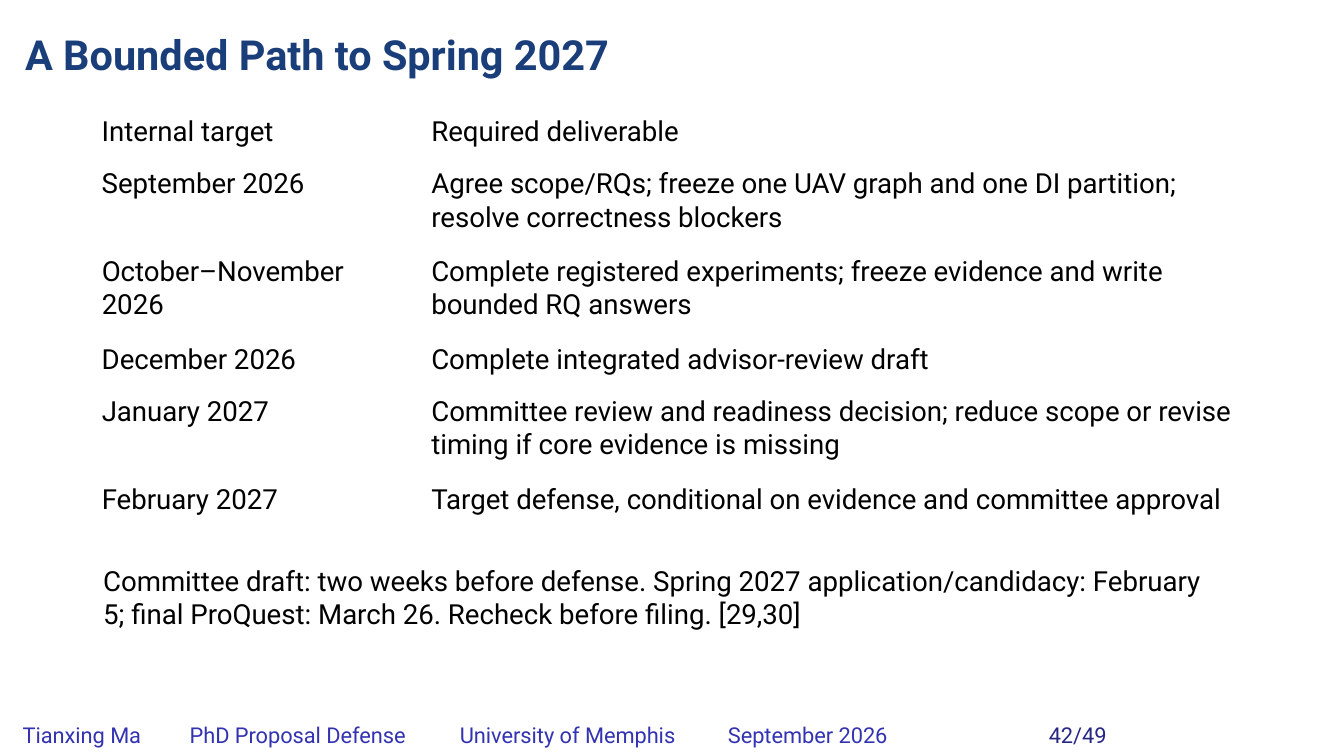
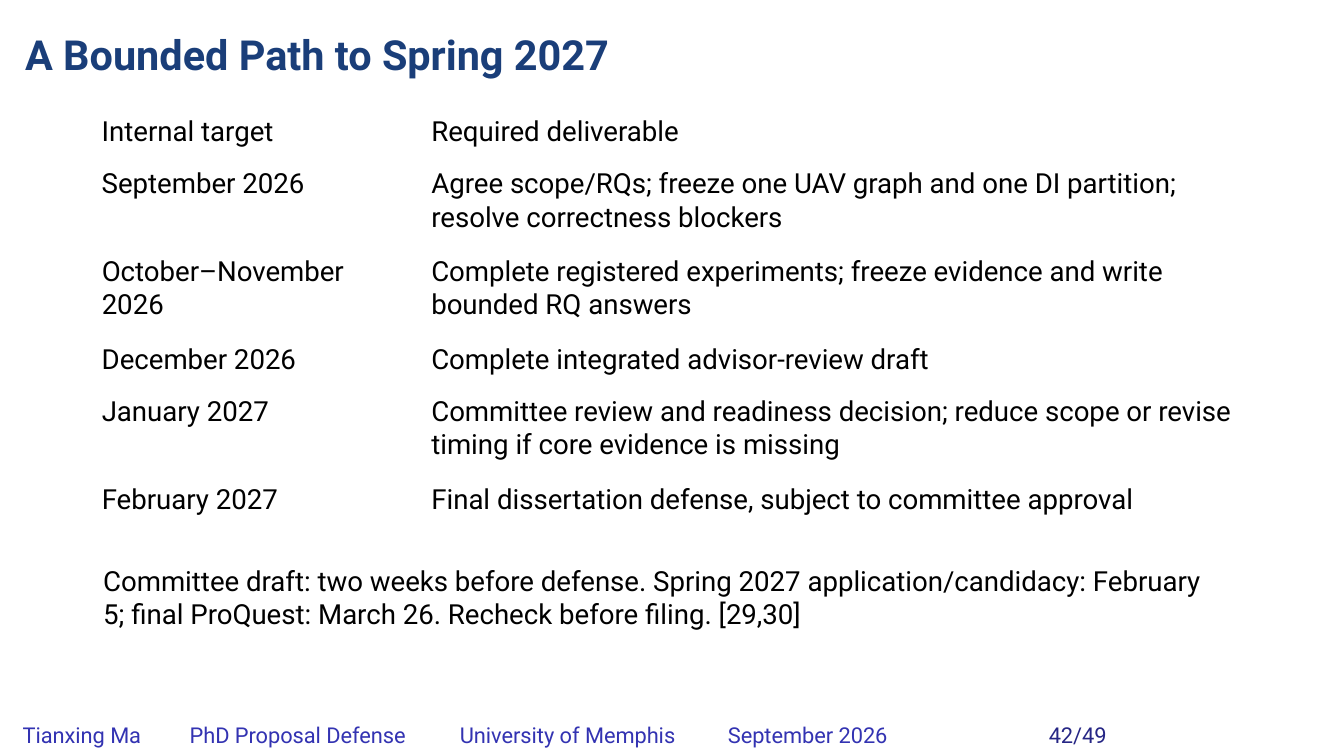
Before and after one commit to matianxing1992/NDN_Service_Framework, a slide deck: slide 42 of docs/PAPER/proposal-defense/slides/NDNSF_proposal_hybrid_editable.pptx. Drawn at 1344x756 pixels with LibreOffice and Linux fonts; fonts in the diff are those of the drawing; background and template pictures are left out. Boxes give left, top, right and bottom in pixels: in the first picture for what was removed or moved away, otherwise in the second. Text is boxed around its words. In the diff, an @@ line names an element or a change of style, - is before the commit and + after.

Commit message:
docs: align paper and slides with dissertation proposal scope

```diff
--- a/docs/PAPER/proposal-defense/slides/NDNSF_proposal_hybrid_editable.pptx
+++ b/docs/PAPER/proposal-defense/slides/NDNSF_proposal_hybrid_editable.pptx
@@ text at [431, 488, 1133, 515]: text changed @@
-Target defense, conditional on evidence and committee approval
+Final dissertation defense, subject to committee approval
```
Also in this commit, not shown: 10 other slides changed, 23 other files.
